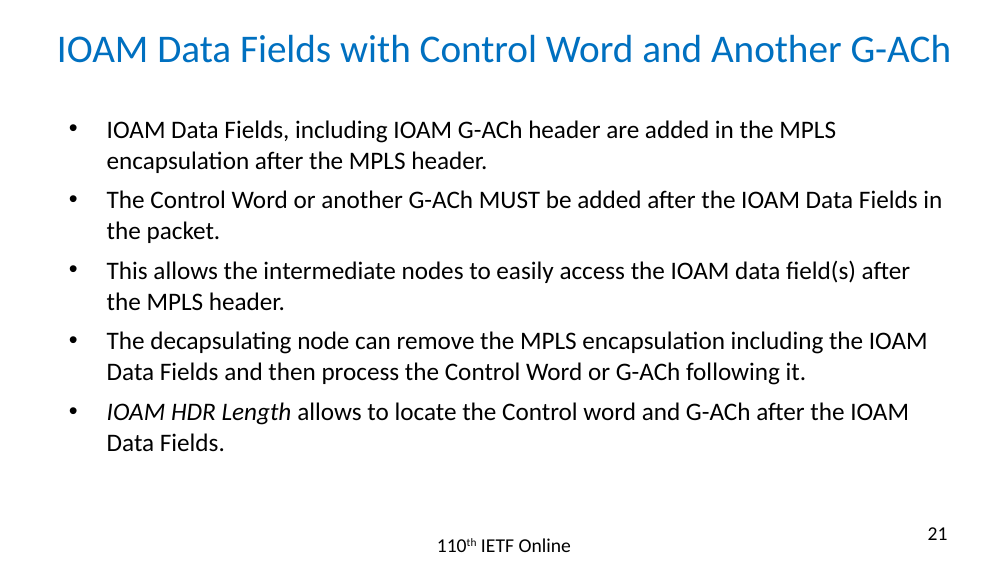
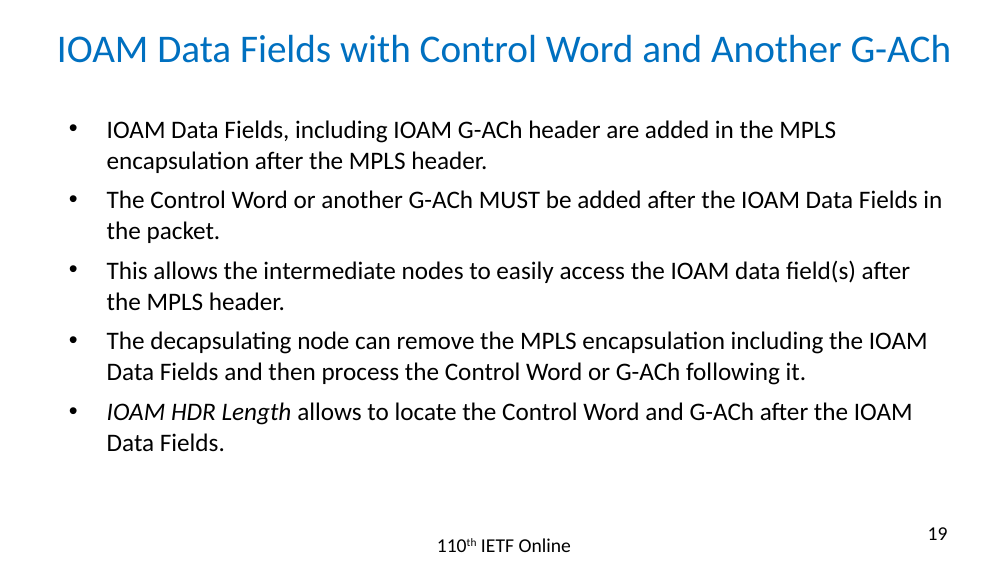
Before and after one commit to rakgandhi/ietf-slides, a slide deck: slide 19 of draft-gandhi-mpls-ioam-sr-05.pptx (slide 21 before the commit). Drawn at 1008x567 pixels with LibreOffice and Linux fonts; fonts in the diff are those of the drawing. Boxes give left, top, right and bottom in pixels: in the first picture for what was removed or moved away, otherwise in the second. Text is boxed around its words. In the diff, an @@ line names an element or a change of style, - is before the commit and + after.

```diff
--- a/draft-gandhi-mpls-ioam-sr-05.pptx
+++ b/draft-gandhi-mpls-ioam-sr-05.pptx
@@ text at [107, 402, 913, 452]: text changed @@
-• IOAM HDR Length allows to locate the Control word and G-ACh after the IOAM Data Fields.
+• IOAM HDR Length allows to locate the Control Word and G-ACh after the IOAM Data Fields.
@@ page number at [928, 527, 948, 540]: text changed @@
-21
+19
```
Also in this commit, not shown: 7 other slides changed, 1 slide removed, 1 other file.
